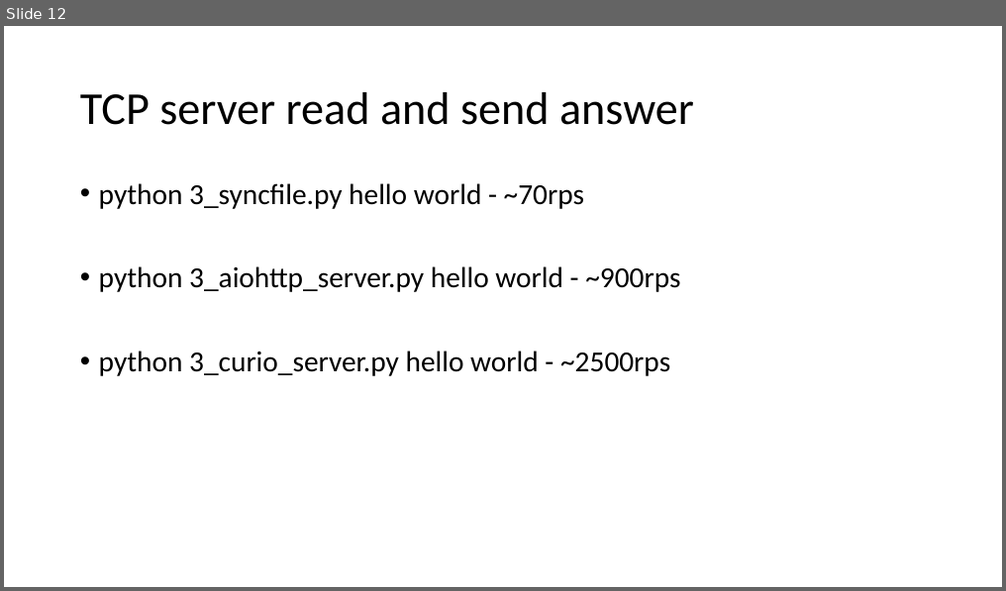
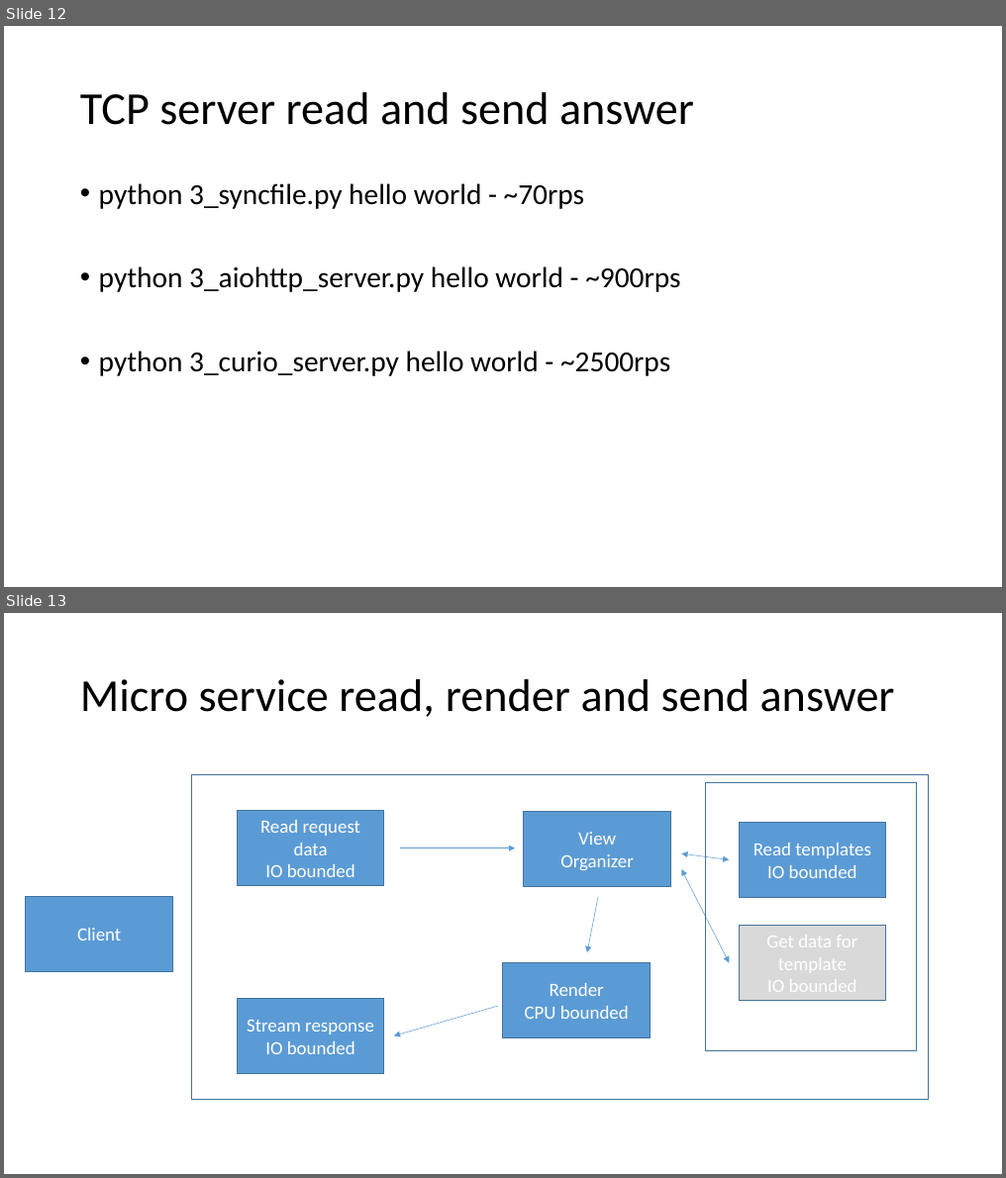
Before and after one commit to dhruba13/Django-Admin-Tricks, a slide deck: curio_async/docs/Asyncio_in_alternative_reality.pptx. Shown one above the other, each under a label of ours: slide 12 before the commit, slides 12 and 13 after it. The pictures are 1006x591 and 1006x1178 pixels, drawn with LibreOffice and Linux fonts; fonts in the diff are those of the drawing. Boxes give left, top, right and bottom in pixels: in the first picture for what was removed or moved away, otherwise in the second. Text is boxed around its words. In the diff, an @@ line names an element or a change of style, - is before the commit and + after.

```diff
--- a/curio_async/docs/Asyncio_in_alternative_reality.pptx
+++ b/curio_async/docs/Asyncio_in_alternative_reality.pptx
@@ slide 13 added at (4,613,1002,1174), background #FFFFFF @@
@@ title added at (80,679,895,717), 44 pt, text #000000 @@
+Micro service read, render and send answer
@@ rectangle added at (192,775,928,1100), outline #43739E 1 pt @@
@@ rectangle added at (706,783,917,1051), outline #43739E 1 pt @@
@@ rectangle added at (237,811,384,885), fill #5B9BD5, outline #43739E 1 pt, 18 pt, text #FFFFFF @@
+Read request data
+IO bounded
@@ rectangle added at (524,811,671,886), fill #5B9BD5, outline #43739E 1 pt, 18 pt, text #FFFFFF @@
+View
+Organizer
@@ arrow added from (400, 848) to (515, 848), #5B9BD5 0.5 pt @@
@@ rectangle added at (740,823,887,897), fill #5B9BD5, outline #43739E 1 pt, 18 pt, text #FFFFFF @@
+Read templates
+IO bounded
@@ double arrow added from (681, 854) to (730, 861), #5B9BD5 0.5 pt @@
@@ double arrow added from (681, 869) to (730, 963), #5B9BD5 0.5 pt @@
@@ rectangle added at (26,897,173,971), fill #5B9BD5, outline #43739E 1 pt, 18 pt, text #FFFFFF @@
+Client
@@ arrow added from (598, 897) to (587, 953), #5B9BD5 0.5 pt @@
@@ rectangle added at (740,926,887,1001), fill #D9D9D9, outline #43739E 1 pt, 18 pt, text #FFFFFF @@
+Get data for template
+IO bounded
@@ rectangle added at (503,963,650,1039), fill #5B9BD5, outline #43739E 1 pt, 18 pt, text #FFFFFF @@
+Render
+CPU bounded
@@ rectangle added at (237,998,384,1073), fill #5B9BD5, outline #43739E 1 pt, 18 pt, text #FFFFFF @@
+Stream response
+IO bounded
@@ arrow added from (498, 1006) to (394, 1036), #5B9BD5 0.5 pt @@
```
Also in this commit, not shown: 1 other slide added, 3 other files.
